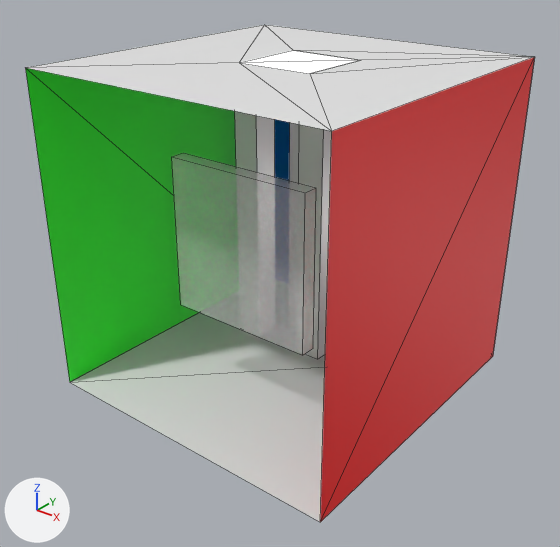
An edit to the OBJ model res/transparent.obj, drawn before and after from the same camera.
Before and after are seen from a 50 mm lens placed at (12.81, -13.9, 11.68), pointed at (1.8, -0.14, 3.15). Lighting does not change. The marker at lower left points along +X, +Y and +Z. Mesh edges are drawn as thin lines. Where no turn or scale is listed for an object, it has been applied to the vertices.

The first picture shows 'Cube.001_Cube.009', 'Cube.003_Cube.011', 'Cube.004_Cube.012', 'Cube.007_Cube.010', 'Plane.005', 'Plane.005_Plane.001', 'Plane.006', 'Plane.007', 'Plane.008', 'Plane.009'.
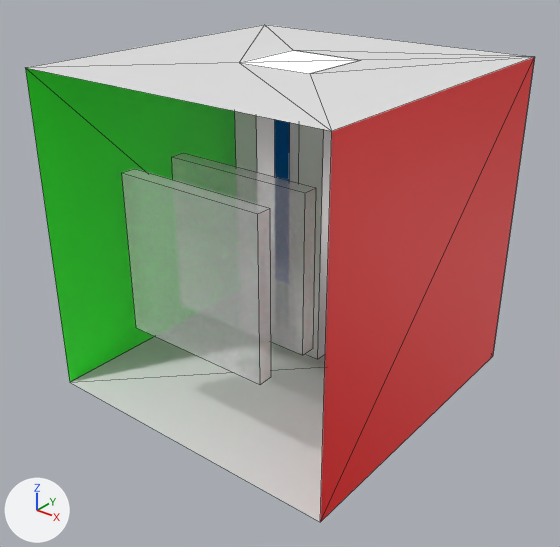
Location of each change, (x1, y1, x2, y2) in pixels of the pictures (560 x 547 px):
```json
{"object": "Cube.009_Cube.001", "change": "added", "after": [122, 169, 271, 384]}
```

The change, as JSON lines over the scene's bpy script:
```json
{"op": "add", "block": "mat_first_lens", "code": ["mat_first_lens = principled_material('first_lens')", "mat_first_lens.base_color = (0.8, 0.8, 0.8)  # white #e7e7e7", "mat_first_lens.roughness = 0.526", "mat_first_lens.alpha = 0.25"]}
{"op": "add", "block": "me_cube_009_cube_001", "code": ["me_cube_009_cube_001 = bpy.data.meshes.new('Cube.009_Cube.001')", "me_cube_009_cube_001.from_pydata(...)  # a box spanning x -0.34..3.64, y -3.13..-2.74, z 2.15..6.13", "me_cube_009_cube_001.materials.append(mat_first_lens)  # white #e7e7e7"]}
{"op": "add", "block": "ob_cube_009_cube_001", "code": ["ob_cube_009_cube_001 = bpy.data.objects.new('Cube.009_Cube.001', me_cube_009_cube_001)", "ob_cube_009_cube_001.location = (0.0, 0.0, 0.0)"]}
```
